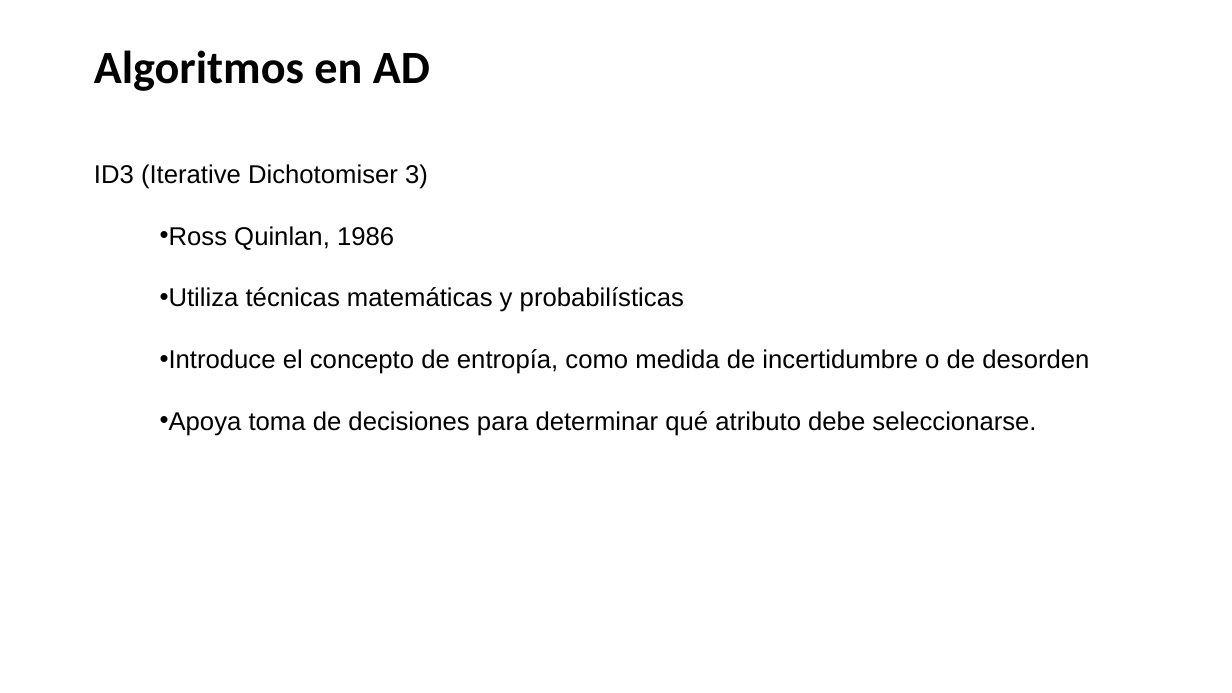
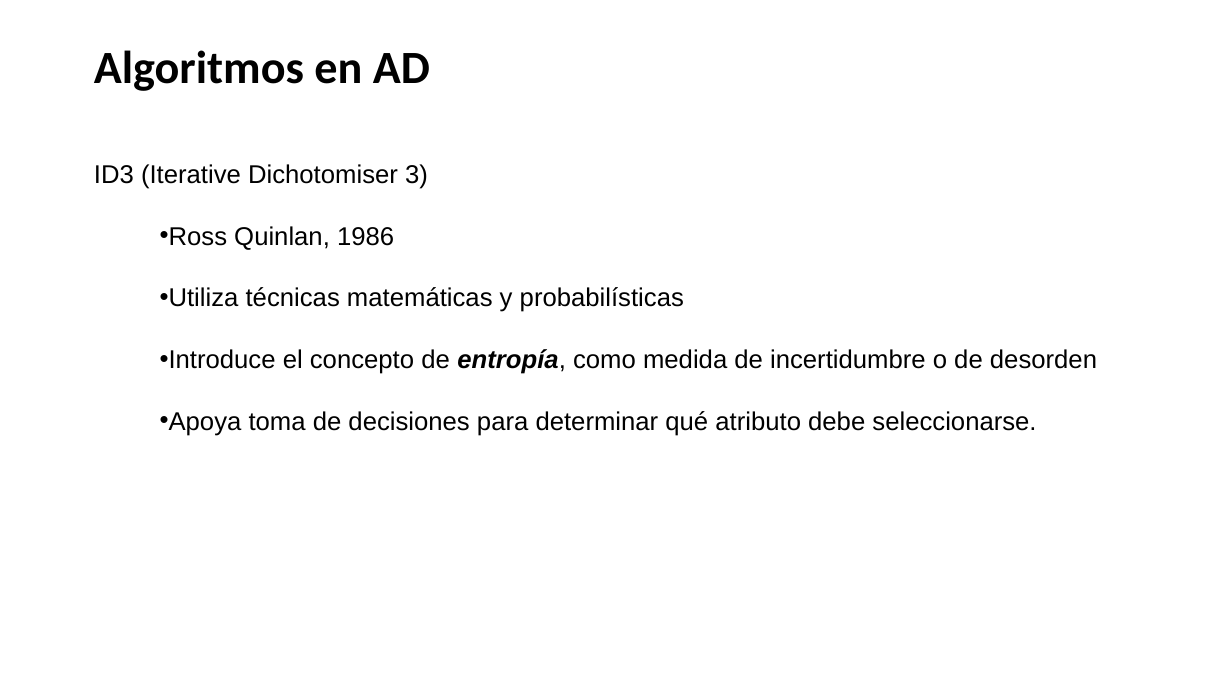
Before and after one commit to ml-unne/ml-unne.github.io, a slide deck: slide 11 of doc/2023 - ML-AD.pptx. Drawn at 1232x693 pixels with LibreOffice and Linux fonts; fonts in the diff are those of the drawing. Boxes give left, top, right and bottom in pixels: in the first picture for what was removed or moved away, otherwise in the second. Text is boxed around its words. In the diff, an @@ line names an element or a change of style, - is before the commit and + after.

```diff
--- a/doc/2023 - ML-AD.pptx
+++ b/doc/2023 - ML-AD.pptx
@@ text at [160,349,1097,374]: bold on, italic on in "entropía," @@
```
Also in this commit, not shown: 13 other slides changed, 1 slide added, 1 other file.
